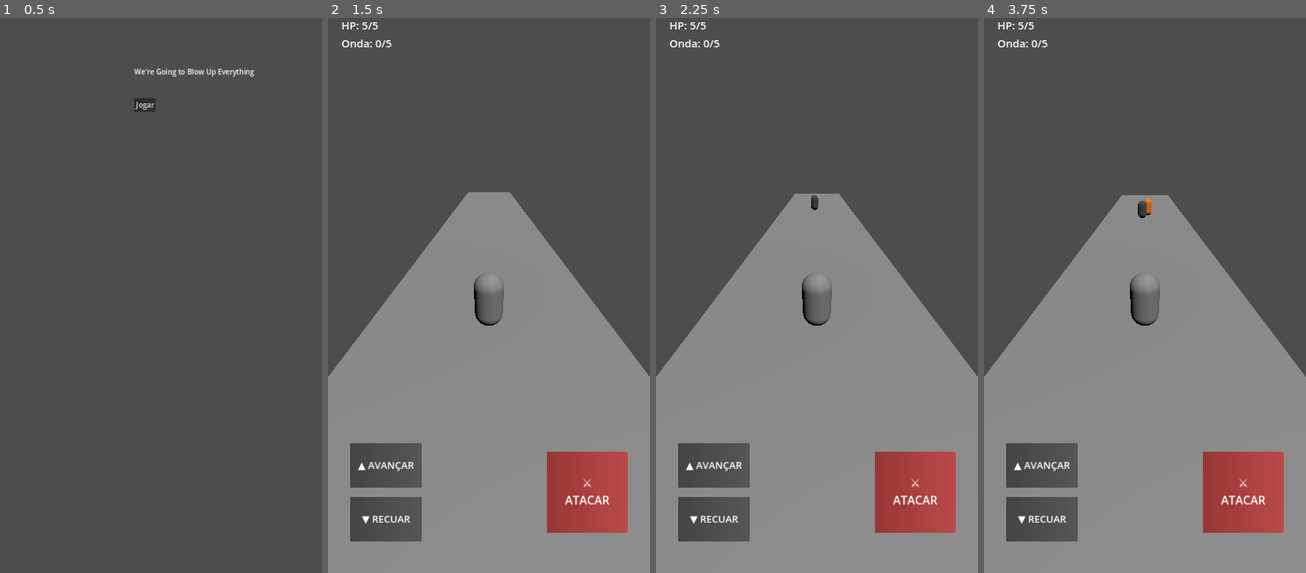
Above: before the commit, frames 1-4 (left to right).
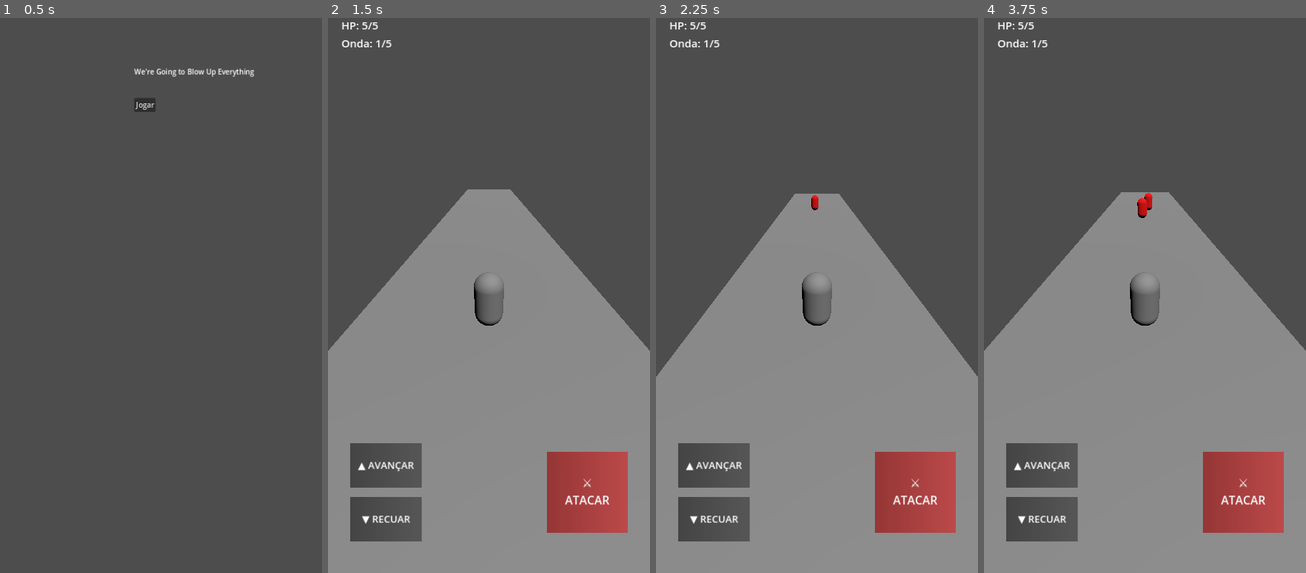
Above: after the commit, the same moments.

Repository: yuremarketing/We-re_going_to_blowup_everything
Game: Godot game, scene res://scenes/main_menu.tscn
The game is run twice, just before and just after one commit, with the same random seed, the same clock (stepped at 60 frames per second) and the same inputs.
Inputs:
- Up to frame 1 (0.5 s): no input
- Up to frame 2 (1.5 s): click "Jogar" at 0.5 s; tap Enter (ui_accept) at 1.25, 1.35 s; hold Up (ui_up) from 1.28 s (still down)
- Up to frame 3 (2.25 s): tap Enter (ui_accept) at 1.52, 1.82, 2.1 s; release Up (ui_up) at 2.03 s; hold Down (ui_down) from 2.03 s (still down)
- Up to frame 4 (3.75 s): tap Enter (ui_accept) at 2.27, 2.57, 2.85, 3.5, 3.6 s; release Down (ui_down) at 2.78 s; hold Up (ui_up) from 2.78 s (still down)

Frame 1 is identical in both runs. In frame 2, 2.4% of the frame differs, in the area x 0-100%, y 4-65%; in frame 3, less than 0.1%; in frame 4, 2.5%.

Commit message:
feat(audio, balance): implementar trilha/sfx (issue #4) e balanceamento de ondas/combate (issue #7)

Diff:
--- /dev/null
+++ b/default_bus_layout.tres
@@ -0,0 +1,15 @@
+[gd_resource type="AudioBusLayout" format=3]
+
+[resource]
+bus/1/name = &"Music"
+bus/1/solo = false
+bus/1/mute = false
+bus/1/bypass_fx = false
+bus/1/volume_db = -6.0
+bus/1/send = &"Master"
+bus/2/name = &"SFX"
+bus/2/solo = false
+bus/2/mute = false
+bus/2/bypass_fx = false
+bus/2/volume_db = 0.0
+bus/2/send = &"Master"
--- a/project.godot
+++ b/project.godot
@@ -35,3 +35,7 @@
 
 pointing/emulate_touch_from_mouse=true
 pointing/emulate_mouse_from_touch=true
+
+[autoload]
+
+AudioManager="*res://scripts/audio_manager.gd"
--- /dev/null
+++ b/scripts/audio_manager.gd
@@ -0,0 +1,113 @@
+extends Node
+
+const AUDIO_DIR = "res://assets/audio/"
+
+static var instance = null
+
+var _sfx_streams: Dictionary = {}
+var _music_stream: AudioStream = null
+
+var _sfx_players: Array[AudioStreamPlayer] = []
+var _sfx_player_count: int = 8
+var _current_sfx_index: int = 0
+
+var _music_player: AudioStreamPlayer = null
+var _music_tween: Tween = null
+
+func _init() -> void:
+	instance = self
+
+func _ready() -> void:
+	instance = self
+	process_mode = Node.PROCESS_MODE_ALWAYS
+	_setup_audio_nodes()
+	_load_audio_streams()
+
+func _setup_audio_nodes() -> void:
+	_music_player = AudioStreamPlayer.new()
+	_music_player.bus = "Music"
+	add_child(_music_player)
+
+	for i in range(_sfx_player_count):
+		var player = AudioStreamPlayer.new()
+		player.bus = "SFX"
+		add_child(player)
+		_sfx_players.append(player)
+
+func _load_audio_streams() -> void:
+	var sfx_files = {
+		"attack": "sfx_attack.wav",
+		"hit": "sfx_hit.wav",
+		"player_hurt": "sfx_player_hurt.wav",
+		"enemy_death": "sfx_enemy_death.wav",
+		"boss_spawn": "sfx_boss_spawn.wav",
+		"victory": "sfx_victory.wav",
+		"game_over": "sfx_game_over.wav",
+	}
+	for key in sfx_files:
+		var path = AUDIO_DIR + sfx_files[key]
+		if ResourceLoader.exists(path):
+			_sfx_streams[key] = load(path)
+
+	var bgm_path = AUDIO_DIR + "bgm_combat.wav"
+	if ResourceLoader.exists(bgm_path):
+		_music_stream = load(bgm_path)
+
+static func play_sfx(sfx_name: String, pitch_jitter: float = 0.05) -> void:
+	if instance:
+		instance._play_sfx_internal(sfx_name, pitch_jitter)
+
+func _play_sfx_internal(sfx_name: String, pitch_jitter: float = 0.05) -> void:
+	if not _sfx_streams.has(sfx_name):
+		return
+	var stream = _sfx_streams[sfx_name]
+	if not stream or _sfx_players.is_empty():
+		return
+
+	var player = _sfx_players[_current_sfx_index]
+	_current_sfx_index = (_current_sfx_index + 1) % _sfx_player_count
+
+	player.stream = stream
+	if pitch_jitter > 0.0:
+		player.pitch_scale = randf_range(1.0 - pitch_jitter, 1.0 + pitch_jitter)
+	else:
+		player.pitch_scale = 1.0
+	player.play()
+
+static func play_music(fade_in: float = 0.5) -> void:
+	if instance:
+		instance._play_music_internal(fade_in)
+
+func _play_music_internal(fade_in: float = 0.5) -> void:
+	if not _music_stream or not _music_player:
+		return
+	if _music_player.playing:
+		return
+
+	_music_player.stream = _music_stream
+	if fade_in > 0.0:
+		_music_player.volume_db = -40.0
+		_music_player.play()
+		if _music_tween and _music_tween.is_valid():
+			_music_tween.kill()
+		_music_tween = create_tween()
+		_music_tween.tween_property(_music_player, "volume_db", 0.0, fade_in)
+	else:
+		_music_player.volume_db = 0.0
+		_music_player.play()
+
+static func stop_music(fade_out: float = 0.5) -> void:
+	if instance:
+		instance._stop_music_internal(fade_out)
+
+func _stop_music_internal(fade_out: float = 0.5) -> void:
+	if not _music_player or not _music_player.playing:
+		return
+	if fade_out > 0.0:
+		if _music_tween and _music_tween.is_valid():
+			_music_tween.kill()
+		_music_tween = create_tween()
+		_music_tween.tween_property(_music_player, "volume_db", -40.0, fade_out)
+		_music_tween.tween_callback(_music_player.stop)
+	else:
+		_music_player.stop()
--- a/scripts/boss.gd
+++ b/scripts/boss.gd
@@ -31,6 +31,9 @@
 		mesh_inst.set_surface_override_material(0, dup)
 		_base_albedo = dup.albedo_color
 
+var _attack_cooldown_timer: float = 0.0
+const ATTACK_INTERVAL: float = 1.0
+
 func _physics_process(delta: float) -> void:
 	if not is_inside_tree():
 		return
@@ -39,9 +42,13 @@
 		velocity.y -= 9.8 * delta
 	move_and_slide()
 
+	if _attack_cooldown_timer > 0.0:
+		_attack_cooldown_timer -= delta
+
 	var player = get_tree().get_first_node_in_group("player")
-	if player and abs(player.position.z - position.z) < 2.0:
+	if player and abs(player.position.z - position.z) < 2.0 and _attack_cooldown_timer <= 0.0:
 		player.take_damage(contact_damage)
+		_attack_cooldown_timer = ATTACK_INTERVAL
 		# Chefão NÃO morre no contato (diferente do inimigo comum) — precisa de vários ataques.
 
 func take_damage(amount: int) -> void:
@@ -83,9 +90,15 @@
 			mat.albedo_color = _base_albedo
 	)
 
+func _get_audio():
+	return get_node_or_null("/root/AudioManager")
+
 func spawn_death_particles() -> void:
 	if not is_inside_tree():
 		return
+	var audio = _get_audio()
+	if audio:
+		audio.play_sfx("enemy_death", 0.05)
 	var particles = CPUParticles3D.new()
 	particles.top_level = true
 	particles.process_mode = Node.PROCESS_MODE_ALWAYS
--- a/scripts/end_screen.gd
+++ b/scripts/end_screen.gd
@@ -12,6 +12,13 @@
 func show_result(text: String) -> void:
 	result_label.text = text
 	visible = true
+	var audio = get_node_or_null("/root/AudioManager")
+	if audio:
+		audio.stop_music(0.3)
+		if "VITÓRIA" in text.to_upper() or "PARABÉNS" in text.to_upper() or "VITORIA" in text.to_upper():
+			audio.play_sfx("victory")
+		else:
+			audio.play_sfx("game_over")
 
 func _on_restart_pressed() -> void:
 	get_tree().paused = false
--- a/scripts/enemy.gd
+++ b/scripts/enemy.gd
@@ -42,6 +42,8 @@
 	if player and abs(player.position.z - position.z) < 1.5:
 		player.take_damage(1)
 		queue_free()
+	elif position.z > 25.0:
+		queue_free()
 
 func take_damage(amount: int) -> void:
 	hp -= amount
@@ -77,9 +79,15 @@
 			mat.albedo_color = _base_albedo
 	)
 
+func _get_audio():
+	return get_node_or_null("/root/AudioManager")
+
 func spawn_death_particles() -> void:
 	if not is_inside_tree():
 		return
+	var audio = _get_audio()
+	if audio:
+		audio.play_sfx("enemy_death", 0.08)
 	var particles = CPUParticles3D.new()
 	particles.top_level = true
 	particles.process_mode = Node.PROCESS_MODE_ALWAYS
--- a/scripts/player.gd
+++ b/scripts/player.gd
@@ -1,22 +1,44 @@
 extends CharacterBody3D
 
 @export var max_hp: int = 5
+@export var attack_cooldown: float = 0.22
+@export var invulnerability_duration: float = 0.75
+
 var hp: int
 var is_dead: bool = false
+var _attack_timer: float = 0.0
+var _invulnerable_timer: float = 0.0
+var _is_invulnerable: bool = false
 
 const SPEED = 8.0
 
 @onready var camera: Camera3D = $Camera3D
 var _shake_tween: Tween
 
+func _get_audio():
+	return get_node_or_null("/root/AudioManager")
+
 func _ready() -> void:
 	add_to_group("player")
 	hp = max_hp
 	_update_hp_label()
+	var audio = _get_audio()
+	if audio:
+		audio.play_music(0.5)
 
 func _physics_process(delta: float) -> void:
 	if is_dead:
 		return
+
+	if _attack_timer > 0.0:
+		_attack_timer -= delta
+	if _invulnerable_timer > 0.0:
+		_invulnerable_timer -= delta
+		if _invulnerable_timer <= 0.0:
+			_is_invulnerable = false
+			var mesh = get_node_or_null("MeshInstance3D")
+			if mesh:
+				mesh.visible = true
 
 	# Movimento linear na viela (eixo Z)
 	# ui_up move para frente (-Z), ui_down move para trás (+Z)
@@ -33,12 +55,16 @@
 
 	move_and_slide()
 
-	# Ataque placeholder
-	if Input.is_action_just_pressed("ui_accept"):
+	# Ataque
+	if Input.is_action_just_pressed("ui_accept") and _attack_timer <= 0.0:
 		attack()
 
 func attack() -> void:
+	_attack_timer = attack_cooldown
 	print("POW! Ataque executado contra a horda.")
+	var audio = _get_audio()
+	if audio:
+		audio.play_sfx("attack", 0.08)
 	# Feedback visual simples usando Tween (cresce e volta ao normal)
 	var tween = create_tween()
 	tween.tween_property(self, "scale", Vector3(1.2, 1.2, 1.2), 0.1)
@@ -51,17 +77,34 @@
 			hit_any = true
 
 	if hit_any:
+		if audio:
+			audio.play_sfx("hit", 0.05)
 		apply_shake(0.08, 0.12)
 
 func take_damage(amount: int) -> void:
-	if is_dead:
+	if is_dead or _is_invulnerable:
 		return
 	hp -= amount
+	_is_invulnerable = true
+	_invulnerable_timer = invulnerability_duration
+	_play_hurt_blink()
 	print("Player tomou dano! HP: ", hp, "/", max_hp)
+	var audio = _get_audio()
+	if audio:
+		audio.play_sfx("player_hurt", 0.05)
 	apply_shake(0.18, 0.20)
 	_update_hp_label()
 	if hp <= 0:
 		game_over()
+
+func _play_hurt_blink() -> void:
+	var mesh = get_node_or_null("MeshInstance3D")
+	if not mesh:
+		return
+	var blink_tween = create_tween()
+	for i in range(4):
+		blink_tween.tween_callback(func(): if mesh: mesh.visible = false).set_delay(0.08)
+		blink_tween.tween_callback(func(): if mesh: mesh.visible = true).set_delay(0.08)
 
 func apply_shake(intensity: float = 0.1, duration: float = 0.15) -> void:
 	if not is_inside_tree():
--- a/scripts/test_mobile_setup.gd
+++ b/scripts/test_mobile_setup.gd
@@ -22,6 +22,12 @@
 
 	assert(emulate_touch == true, "emulate_touch_from_mouse must be true")
 	assert(emulate_mouse == true, "emulate_mouse_from_touch must be true")
+
+	var audio_script = preload("res://scripts/audio_manager.gd")
+	var audio_mgr = audio_script.new()
+	audio_mgr.name = "AudioManager"
+	root.add_child(audio_mgr)
+	print("AudioManager initialized OK")
 
 	var main_scene = load("res://scenes/main.tscn")
 	if not main_scene:
@@ -87,7 +93,20 @@
 
 	var menu_scene = load("res://scenes/main_menu.tscn")
 	var menu_inst = menu_scene.instantiate()
-	print("All scenes, mobile controls and VFX verified successfully!")
+
+	# Verify AudioManager SFX and Music
+	audio_mgr.play_sfx("attack")
+	audio_mgr.play_sfx("hit")
+	audio_mgr.play_sfx("player_hurt")
+	audio_mgr.play_sfx("enemy_death")
+	audio_mgr.play_sfx("boss_spawn")
+	audio_mgr.play_sfx("victory")
+	audio_mgr.play_sfx("game_over")
+	audio_mgr.play_music(0.1)
+	audio_mgr.stop_music(0.0)
+	print("AudioManager SFX and Music playback verified OK")
+
+	print("All scenes, mobile controls, audio and VFX verified successfully!")
 	print("--- Headless Mobile, Touch & VFX Verification End ---")
 	inst.free()
 	menu_inst.free()
--- a/scripts/wave_manager.gd
+++ b/scripts/wave_manager.gd
@@ -24,14 +24,53 @@
 	_timer.start()
 	_update_wave_label()
 
+func _get_enemies_for_wave(wave: int) -> int:
+	match wave:
+		0: return 5
+		1: return 7
+		2: return 9
+		3: return 12
+		_: return 15
+
+func _get_spawn_interval_for_wave(wave: int) -> float:
+	match wave:
+		0: return 1.8
+		1: return 1.5
+		2: return 1.3
+		3: return 1.1
+		_: return 0.9
+
+func _choose_enemy_for_wave(wave: int) -> PackedScene:
+	if enemy_scenes.is_empty():
+		return null
+	if enemy_scenes.size() == 1 or wave == 0:
+		return enemy_scenes[0]
+	elif wave == 1:
+		return enemy_scenes[1] if randf() < 0.25 and enemy_scenes.size() > 1 else enemy_scenes[0]
+	elif wave == 2:
+		var r = randf()
+		if r < 0.15 and enemy_scenes.size() > 2:
+			return enemy_scenes[2]
+		elif r < 0.40 and enemy_scenes.size() > 1:
+			return enemy_scenes[1]
+		return enemy_scenes[0]
+	else:
+		var r = randf()
+		if r < 0.20 and enemy_scenes.size() > 2:
+			return enemy_scenes[2]
+		elif r < 0.50 and enemy_scenes.size() > 1:
+			return enemy_scenes[1]
+		return enemy_scenes[0]
+
 func _on_spawn_tick() -> void:
 	if _waiting_for_next_wave:
 		_waiting_for_next_wave = false
-		_timer.wait_time = spawn_interval
+		_timer.wait_time = _get_spawn_interval_for_wave(_current_wave)
 		_timer.start()
 		return
 
-	if _spawned_this_wave >= enemies_per_wave:
+	var target_enemies = _get_enemies_for_wave(_current_wave)
+	if _spawned_this_wave >= target_enemies:
 		_current_wave += 1
 		_update_wave_label()
 		if _current_wave >= total_waves:
@@ -40,6 +79,9 @@
 				boss.position = Vector3(0, 1.0, spawn_z_offset)
 				get_tree().current_scene.add_child(boss)
 				_boss_spawned = true
+				var audio = get_node_or_null("/root/AudioManager")
+				if audio:
+					audio.play_sfx("boss_spawn")
 				print("Todas as ondas concluídas! Chefão spawnado!")
 			_timer.stop()
 			return
@@ -51,14 +93,15 @@
 		_timer.start()
 		return
 
-	var enemy_scene = enemy_scenes[randi() % enemy_scenes.size()]
-	var enemy = enemy_scene.instantiate()
-	var x = randf_range(-lane_width / 2.0, lane_width / 2.0)
-	enemy.position = Vector3(x, 1.0, spawn_z_offset)
-	get_tree().current_scene.add_child(enemy)
+	var enemy_scene = _choose_enemy_for_wave(_current_wave)
+	if enemy_scene:
+		var enemy = enemy_scene.instantiate()
+		var x = randf_range(-lane_width / 2.0, lane_width / 2.0)
+		enemy.position = Vector3(x, 1.0, spawn_z_offset)
+		get_tree().current_scene.add_child(enemy)
 	_spawned_this_wave += 1
 
 func _update_wave_label() -> void:
 	var label = get_tree().get_first_node_in_group("hud_wave")
 	if label:
-		label.text = "Onda: %d/%d" % [_current_wave, total_waves]
+		label.text = "Onda: %d/%d" % [min(_current_wave + 1, total_waves), total_waves]
Not shown, changed: ROADMAP.md
Not shown, added: assets/audio/bgm_combat.wav
Not shown, added: assets/audio/sfx_attack.wav
Not shown, added: assets/audio/sfx_boss_spawn.wav
Not shown, added: assets/audio/sfx_enemy_death.wav
Not shown, added: assets/audio/sfx_game_over.wav
Not shown, added: assets/audio/sfx_hit.wav
Not shown, added: assets/audio/sfx_player_hurt.wav
Not shown, added: assets/audio/sfx_victory.wav
Not shown, added: scripts/generate_audio_assets.py
